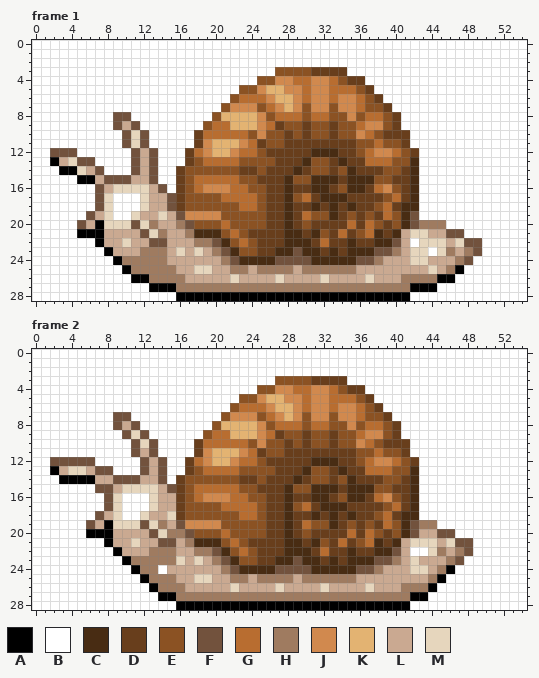
Edited in one commit: animated GIF sprite (images/Walkabout/Sprites/snailside.gif). The first picture shows the starting point.
The file is 55x29 pixels, 8 frames. Colours within 5 levels of each other are drawn and written as one. Shown: frame 1, frame 2. The commit also changed other frames, which this record leaves out.
Palette (. is transparent): A #000000  B #ffffff  C #482c13  D #683e1c  E #8b5223  F #72523d  G #b86d30  H #9f7b60  J #d1894e  K #e3b372  L #caa991  M #e6d6bd
Once edited:
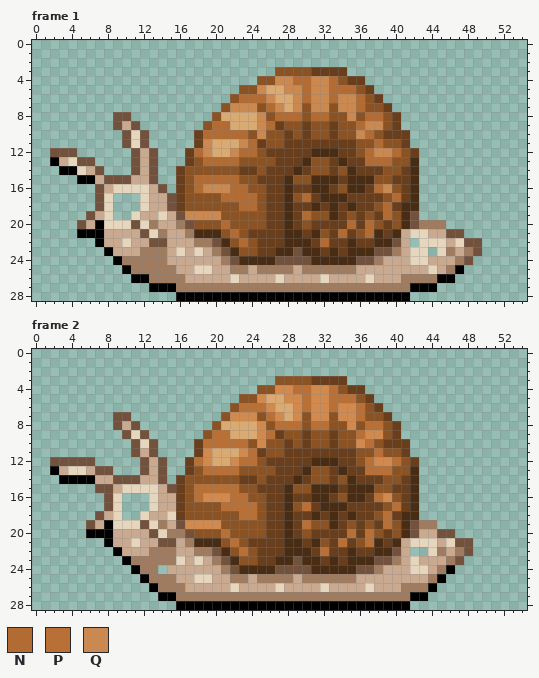
Colours new in this view: N #b26c33  P #b87036  Q #cb8952
Edits made:
colour K: #e3b372 -> #daaa73
Frame 1:
y 0..2: x 0..54 BBBBBBBBBBBBBBBBBBBBBBBBBBBBBBBBBBBBBBBBBBBBBBBBBBBBBBB -> .......................................................
y 3: x 0..26 BBBBBBBBBBBBBBBBBBBBBBBBBBB -> ...........................; x 35..54 BBBBBBBBBBBBBBBBBBBB -> ....................
y 4: x 0..24 BBBBBBBBBBBBBBBBBBBBBBBBB -> .........................; x 27..33 JJGGJJG -> QQNNQQN; x 37..54 BBBBBBBBBBBBBBBBBB -> ..................
y 5: x 0..22 BBBBBBBBBBBBBBBBBBBBBBB -> .......................; x 25 J -> Q; x 28..35 JJGJJGGG -> QQNQQNNN; x 38..54 BBBBBBBBBBBBBBBBB -> .................
y 6: x 0..21 BBBBBBBBBBBBBBBBBBBBBB -> ......................; x 23..26 GGGJ -> NNNQ; x 29..36 JGJJGJJG -> QNQQNQQN; x 39..54 BBBBBBBBBBBBBBBB -> ................
y 7: x 0..20 BBBBBBBBBBBBBBBBBBBBB -> .....................; x 22..24 JJJ -> QQQ; x 26..27 GJ -> NQ; x 29 J -> Q; x 31..32 JJ -> QQ; x 34..36 JJG -> QQN; x 40..54 BBBBBBBBBBBBBBB -> ...............
y 8: x 0..8 BBBBBBBBB -> .........; x 11..19 BBBBBBBBB -> .........; x 25 J -> Q; x 27..29 GGG -> NNN; x 31..32 GG -> NN; x 35 J -> Q; x 37..38 GG -> NN; x 41..54 BBBBBBBBBBBBBB -> ..............
y 9: x 0..8 BBBBBBBBB -> .........; x 12..18 BBBBBBB -> .......; x 20..21 GG -> NN; x 25..26 JG -> QN; x 36..38 GJJ -> NQQ; x 41..54 BBBBBBBBBBBBBB -> ..............
y 10: x 0..9 BBBBBBBBBB -> ..........; x 13..17 BBBBB -> .....; x 19..23 GGGGG -> NNNNN; x 25 J -> Q; x 36..37 JG -> QN; x 42..54 BBBBBBBBBBBBB -> .............
y 11: x 0..9 BBBBBBBBBB -> ..........; x 13..17 BBBBB -> .....; x 19 J -> Q; x 23..24 JG -> QN; x 38 G -> N; x 42..54 BBBBBBBBBBBBB -> .............
y 12: x 0..1 BB -> ..; x 5..10 BBBBBB -> ......; x 14..16 BBB -> ...; x 18..19 GJ -> NQ; x 22..24 JGG -> QNN; x 37..40 GJJG -> NQQN; x 43..54 BBBBBBBBBBBB -> ............
y 13: x 0..1 BB -> ..; x 7..10 BBBB -> ....; x 14..16 BBB -> ...; x 19..22 GGGG -> NNNN; x 37..39 GGG -> NNN; x 43..54 BBBBBBBBBBBB -> ............
y 14: x 0..2 BBB -> ...; x 8..10 BBB -> ...; x 14..15 BB -> ..; x 43..54 BBBBBBBBBBBB -> ............
y 15: x 0..4 BBBBB -> .....; x 14..15 BB -> ..; x 18..22 GGGGG -> NNNNN; x 43..54 BBBBBBBBBBBB -> ............
y 16: x 0..6 BBBBBBB -> .......; x 15 B -> .; x 18..23 GJJJGG -> NQQQNN; x 38..39 GJ -> NQ; x 43..54 BBBBBBBBBBBB -> ............
y 17: x 0..6 BBBBBBB -> .......; x 9..11 BBB -> ...; x 21..24 GGGG -> NNNN; x 30 G -> N; x 40 G -> N; x 43..54 BBBBBBBBBBBB -> ............
y 18: x 0..6 BBBBBBB -> .......; x 9..11 BBB -> ...; x 23..24 GG -> NN; x 39 G -> N; x 43..54 BBBBBBBBBBBB -> ............
y 19: x 0..5 BBBBBB -> ......; x 9..10 BB -> ..; x 17..20 JJJJ -> QQQQ; x 30 G -> N; x 39 G -> N; x 43..54 BBBBBBBBBBBB -> ............
y 20: x 0..4 BBBBB -> .....; x 21 G -> N; x 35 G -> N; x 37 G -> N; x 46..54 BBBBBBBBB -> .........
y 21: x 0..4 BBBBB -> .....; x 22 G -> N; x 34 G -> N; x 37 G -> N; x 48..54 BBBBBBB -> .......
y 22: x 0..6 BBBBBBB -> .......; x 23 G -> N; x 32 G -> N; x 42 B -> .; x 50..54 BBBBB -> .....
y 23: x 0..7 BBBBBBBB -> ........; x 44 B -> .; x 50..54 BBBBB -> .....
y 24: x 0..8 BBBBBBBBB -> .........; x 49..54 BBBBBB -> ......
y 25: x 0..9 BBBBBBBBBB -> ..........; x 48..54 BBBBBBB -> .......
y 26: x 0..10 BBBBBBBBBBB -> ...........; x 47..54 BBBBBBBB -> ........
y 27: x 0..12 BBBBBBBBBBBBB -> .............; x 45..54 BBBBBBBBBB -> ..........
y 28: x 0..15 BBBBBBBBBBBBBBBB -> ................; x 42..54 BBBBBBBBBBBBB -> .............
Frame 2:
y 0..2: x 0..54 BBBBBBBBBBBBBBBBBBBBBBBBBBBBBBBBBBBBBBBBBBBBBBBBBBBBBBB -> .......................................................
y 3: x 0..26 BBBBBBBBBBBBBBBBBBBBBBBBBBB -> ...........................; x 35..54 BBBBBBBBBBBBBBBBBBBB -> ....................
y 4: x 0..24 BBBBBBBBBBBBBBBBBBBBBBBBB -> .........................; x 29..30 GG -> PP; x 33 G -> P; x 37..54 BBBBBBBBBBBBBBBBBB -> ..................
y 5: x 0..22 BBBBBBBBBBBBBBBBBBBBBBB -> .......................; x 30 G -> P; x 33..35 GGG -> PPP; x 38..54 BBBBBBBBBBBBBBBBB -> .................
y 6: x 0..21 BBBBBBBBBBBBBBBBBBBBBB -> ......................; x 23..25 GGG -> PPP; x 30 G -> P; x 33 G -> P; x 36 G -> P; x 39..54 BBBBBBBBBBBBBBBB -> ................
y 7: x 0..8 BBBBBBBBB -> .........; x 11..20 BBBBBBBBBB -> ..........; x 26 G -> P; x 36 G -> P; x 40..54 BBBBBBBBBBBBBBB -> ...............
y 8: x 0..8 BBBBBBBBB -> .........; x 12..19 BBBBBBBB -> ........; x 27..29 GGG -> PPP; x 31..32 GG -> PP; x 37..38 GG -> PP; x 41..54 BBBBBBBBBBBBBB -> ..............
y 9: x 0..9 BBBBBBBBBB -> ..........; x 13..18 BBBBBB -> ......; x 20..21 GG -> PP; x 26 G -> P; x 36 G -> P; x 41..54 BBBBBBBBBBBBBB -> ..............
y 10: x 0..10 BBBBBBBBBBB -> ...........; x 14..17 BBBB -> ....; x 19..23 GGGGG -> PPPPP; x 37 G -> P; x 42..54 BBBBBBBBBBBBB -> .............
y 11: x 0..10 BBBBBBBBBBB -> ...........; x 14..17 BBBB -> ....; x 24 G -> P; x 38 G -> P; x 42..54 BBBBBBBBBBBBB -> .............
y 12: x 0..1 BB -> ..; x 7..11 BBBBB -> .....; x 15..16 BB -> ..; x 18 G -> P; x 23..24 GG -> PP; x 37 G -> P; x 40 G -> P; x 43..54 BBBBBBBBBBBB -> ............
y 13: x 0..1 BB -> ..; x 9..11 BBB -> ...; x 15..16 BB -> ..; x 19..22 GGGG -> PPPP; x 37..39 GGG -> PPP; x 43..54 BBBBBBBBBBBB -> ............
y 14: x 0..2 BBB -> ...; x 15 B -> .; x 43..54 BBBBBBBBBBBB -> ............
y 15: x 0..6 BBBBBBB -> .......; x 18..22 GGGGG -> PPPPP; x 43..54 BBBBBBBBBBBB -> ............
y 16: x 0..7 BBBBBBBB -> ........; x 10..12 BBB -> ...; x 18 G -> P; x 22..23 GG -> PP; x 38 G -> P; x 43..54 BBBBBBBBBBBB -> ............
y 17: x 0..7 BBBBBBBB -> ........; x 10..12 BBB -> ...; x 21..24 GGGG -> PPPP; x 30 G -> P; x 40 G -> P; x 43..54 BBBBBBBBBBBB -> ............
y 18: x 0..6 BBBBBBB -> .......; x 10..11 BB -> ..; x 23..24 GG -> PP; x 39 G -> P; x 43..54 BBBBBBBBBBBB -> ............
y 19: x 0..5 BBBBBB -> ......; x 30 G -> P; x 39 G -> P; x 45..54 BBBBBBBBBB -> ..........
y 20: x 0..5 BBBBBB -> ......; x 21 G -> P; x 35 G -> P; x 37 G -> P; x 47..54 BBBBBBBB -> ........
y 21: x 0..7 BBBBBBBB -> ........; x 22 G -> P; x 34 G -> P; x 37 G -> P; x 49..54 BBBBBB -> ......
y 22: x 0..8 BBBBBBBBB -> .........; x 23 G -> P; x 32 G -> P; x 42..43 BB -> ..; x 49..54 BBBBBB -> ......
y 23: x 0..9 BBBBBBBBBB -> ..........; x 48..54 BBBBBBB -> .......
y 24: x 0..10 BBBBBBBBBBB -> ...........; x 14 B -> .; x 47..54 BBBBBBBB -> ........
y 25: x 0..11 BBBBBBBBBBBB -> ............; x 46..54 BBBBBBBBB -> .........
y 26: x 0..12 BBBBBBBBBBBBB -> .............; x 45..54 BBBBBBBBBB -> ..........
y 27: x 0..13 BBBBBBBBBBBBBB -> ..............; x 44..54 BBBBBBBBBBB -> ...........
y 28: x 0..15 BBBBBBBBBBBBBBBB -> ................; x 42..54 BBBBBBBBBBBBB -> .............
Pixel boxes of the changes (left, top, right, bottom) in both pictures:
changed: (32, 40, 527, 301)
changed: (32, 349, 527, 610)
